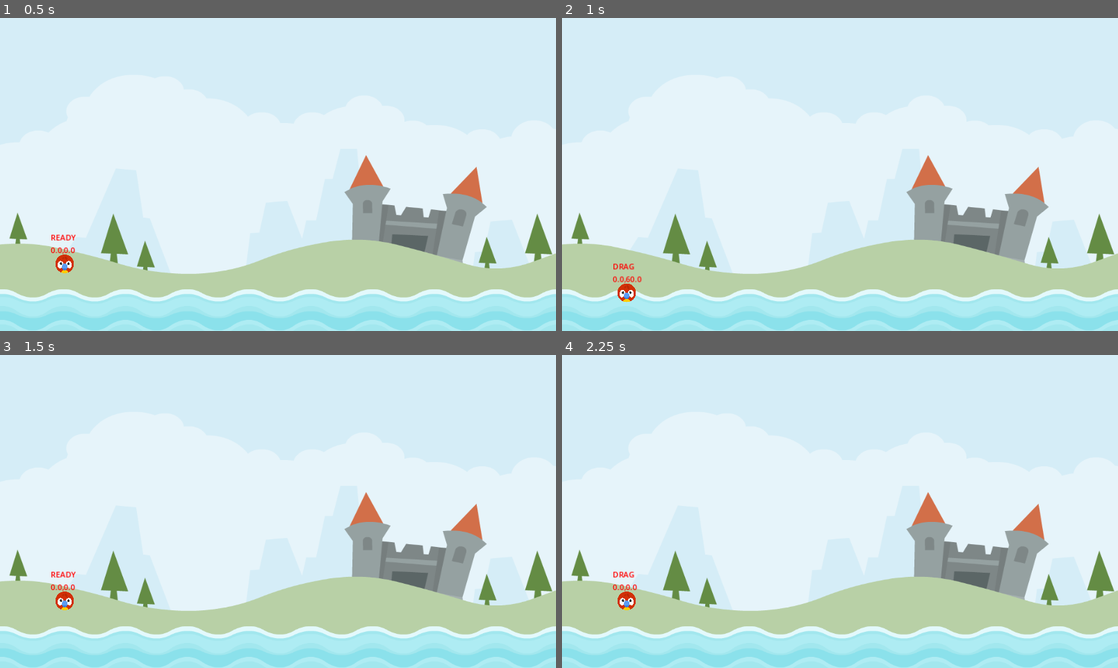
Above: before the commit, frames 1-4 (two rows, left to right).
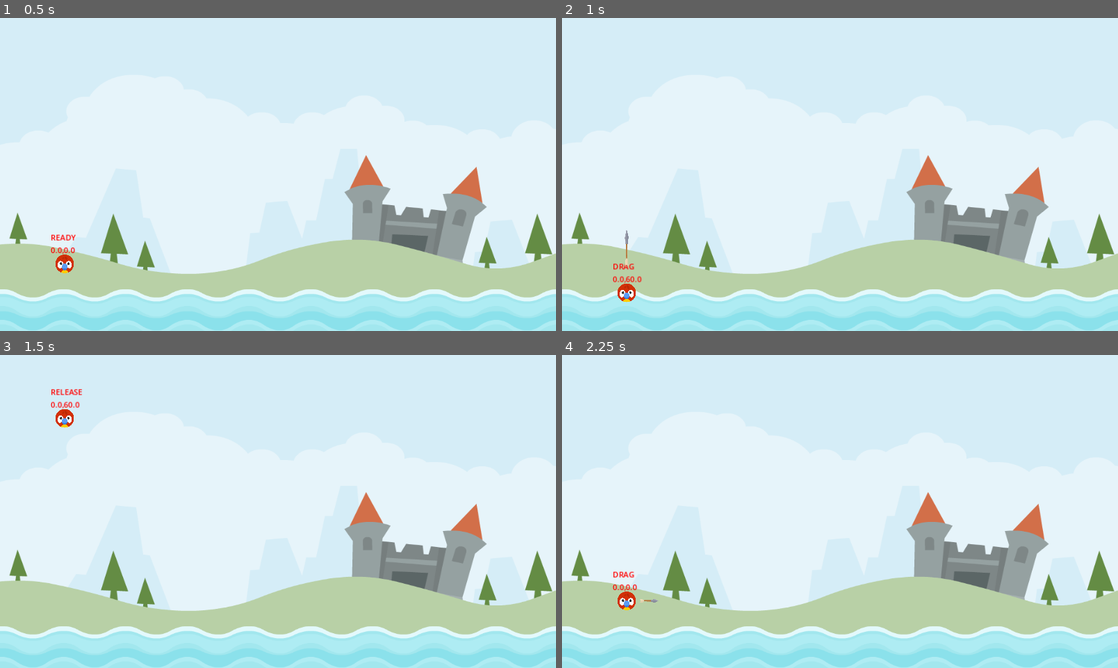
Above: after the commit, the same moments.

Repository: LeyvaGeorge/Angry_Animals
Game: Godot game, scene res://scene/level/level.tscn
Same seed, same stepped clock (60 frames per second), same inputs: the game is played once before the commit and once after it.
Inputs (mouse positions are in pixels of both pictures, inside the frame that each line leads up to):
- Up to frame 1 (0.5 s): no input
- Up to frame 2 (1 s): tap Enter at 0.5 s; drag from (628, 265) to (828, 309) at 0.52 s
- Up to frame 3 (1.5 s): drag from (166, 527) to (266, 646) at 1.27 s
- Up to frame 4 (2.25 s): move the mouse to (628, 602) at 2.02 s; press the mouse at (628, 602) at 2.03 s

Frame 1 is identical in both runs. In frame 2, less than 0.1% of the frame differs, in the area x 11-12%, y 67-80%; in frame 3, 0.6%, in the area x 9-15%, y 10-82%; in frame 4, less than 0.1%.

Commit message:
ability to launch animal

Diff:
--- a/scene/animal/animal.gd
+++ b/scene/animal/animal.gd
@@ -6,19 +6,29 @@
 #limits the drag of both x and y and prevent it from going backwards
 const  DRAG_LIM_MAX: Vector2 = Vector2(0,60)
 const DRAG_LIM_MIN: Vector2 = Vector2(-60,0)
+const IMPULSE_MULT: float = 20.0
+const IMPULSE_MAX: float = 1200.0
 
 var _start: Vector2 = Vector2.ZERO
 var _drag_start: Vector2 = Vector2.ZERO
 var _dragged_vector: Vector2 = Vector2.ZERO
+var _last_dragged_vector: Vector2 = Vector2.ZERO
+var _arrow_scale_x: float = 0.0
+
 
 @onready var label: Label = $Label #debut purpose only
+@onready var stretch_sound: AudioStreamPlayer2D = $StretchSound
+@onready var arrow: Sprite2D = $Arrow
+@onready var launch_sound: AudioStreamPlayer2D = $LaunchSound
+
 
 var _state: ANIMAL_STATE = ANIMAL_STATE.READY
 
 
 # Called when the node enters the scene tree for the first time.
 func _ready() -> void:
-	pass # Replace with function body.
+	_arrow_scale_x = arrow.scale.y
+	arrow.hide()
 	_start = position
 
 # Called every frame. 'delta' is the elapsed time since the previous frame.
@@ -27,12 +37,30 @@
 	label.text = "%s\n" % ANIMAL_STATE.keys()[_state]						#Debug. view state of animal
 	label.text += "%.1f,%.1f" % [_dragged_vector.x, _dragged_vector.y]		#Debug. view drag cordinate of mouse
 
+
+#change the direction where the animal is pulled to launch and adding a multiplier effect
+func get_impulse() -> Vector2:
+	return _dragged_vector * -1 * IMPULSE_MULT
+
+
+func set_drag() -> void:
+	_drag_start = get_global_mouse_position()
+	arrow.show()
+
+
+func set_release() -> void:
+	arrow.hide()
+	freeze = false
+	apply_central_impulse(get_impulse())
+	launch_sound.play()
+
+
 func set_new_state(new_state: ANIMAL_STATE) ->void:
 	_state = new_state
 	if _state == ANIMAL_STATE.RELEASE:
-		freeze = false
+		set_release()
 	elif _state == ANIMAL_STATE.DRAG:
-		_drag_start = get_global_mouse_position()
+		set_drag()
 
 
 func detect_release() -> bool:
@@ -43,11 +71,24 @@
 	return false
 
 
+func scale_arrow() -> void:
+	var imp_len = get_impulse().length()
+	var perc = imp_len / IMPULSE_MAX
+	arrow.scale.x = (_arrow_scale_x * perc) + _arrow_scale_x
+	arrow.rotation = (_start - position).angle()
+
+
+func play_stretch_sound() -> void:
+	if(_last_dragged_vector - _dragged_vector).length() > 0:
+		if stretch_sound.playing == false:
+			stretch_sound.play()
+
 func get_dragged_vector(gmp: Vector2) -> Vector2:
 	return gmp - _drag_start
 
 #Limits the amount that it could be dragged to be in peramiter.
 func drag_in_limits() -> void:
+	_last_dragged_vector = _dragged_vector
 	_dragged_vector.x = clampf(
 		_dragged_vector.x,
 		DRAG_LIM_MIN.x,
@@ -67,7 +108,9 @@
 
 	var gmp = get_global_mouse_position()
 	_dragged_vector = get_dragged_vector(gmp)
+	play_stretch_sound()
 	drag_in_limits()
+	scale_arrow()
 
 #Updates the state of the animal
 func update(delta:float) -> void:
--- a/scene/animal/animal.tscn
+++ b/scene/animal/animal.tscn
@@ -1,7 +1,10 @@
-[gd_scene load_steps=4 format=3 uid="uid://c8vpbqnk6xrxh"]
+[gd_scene load_steps=7 format=3 uid="uid://c8vpbqnk6xrxh"]
 
 [ext_resource type="Script" path="res://scene/animal/animal.gd" id="1_iy3qy"]
 [ext_resource type="Texture2D" uid="uid://ns7m3yxgkyy5" path="res://assets/player/parrot.png" id="1_o15hf"]
+[ext_resource type="Texture2D" uid="uid://dl8okmm0ggq4r" path="res://assets/items/arrow.png" id="3_eewvd"]
+[ext_resource type="AudioStream" uid="uid://c7mrt08w7pqmx" path="res://assets/audio/stretch2.ogg" id="4_qjpfe"]
+[ext_resource type="AudioStream" uid="uid://com3h8m4jcxeu" path="res://assets/audio/catapult.ogg" id="5_aef0v"]
 
 [sub_resource type="CircleShape2D" id="CircleShape2D_6dfh3"]
 radius = 131.66
@@ -31,5 +34,16 @@
 theme_override_colors/font_color = Color(1, 0, 0, 1)
 text = "DEBUG"
 
+[node name="Arrow" type="Sprite2D" parent="."]
+scale = Vector2(0.3, 0.3)
+texture = ExtResource("3_eewvd")
+offset = Vector2(150, 0)
+
+[node name="StretchSound" type="AudioStreamPlayer2D" parent="."]
+stream = ExtResource("4_qjpfe")
+
+[node name="LaunchSound" type="AudioStreamPlayer2D" parent="."]
+stream = ExtResource("5_aef0v")
+
 [connection signal="input_event" from="." to="." method="_on_input_event"]
 [connection signal="screen_exited" from="VisibleOnScreenNotifier2D" to="." method="_on_visible_on_screen_notifier_2d_screen_exited"]
